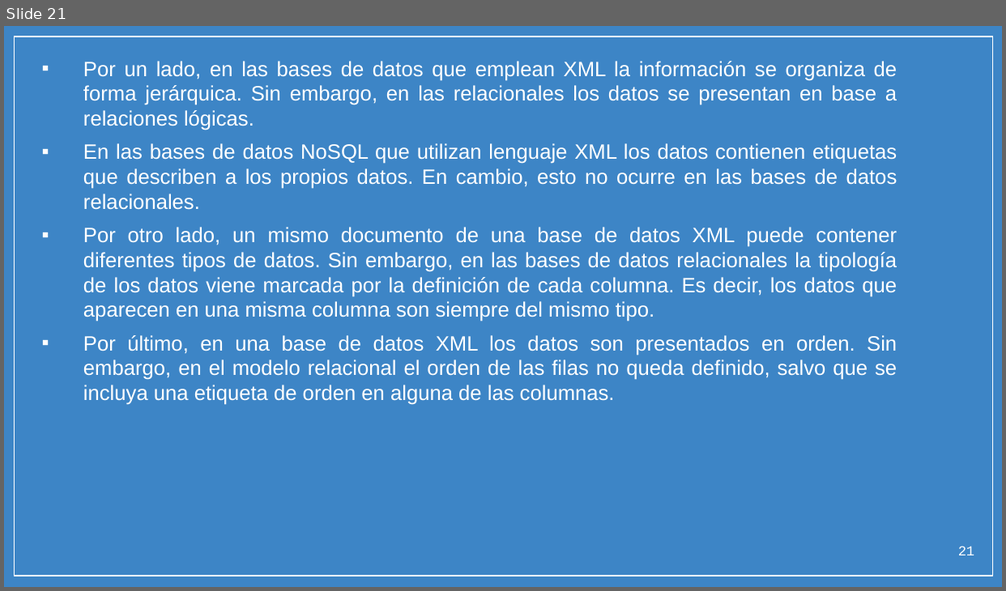
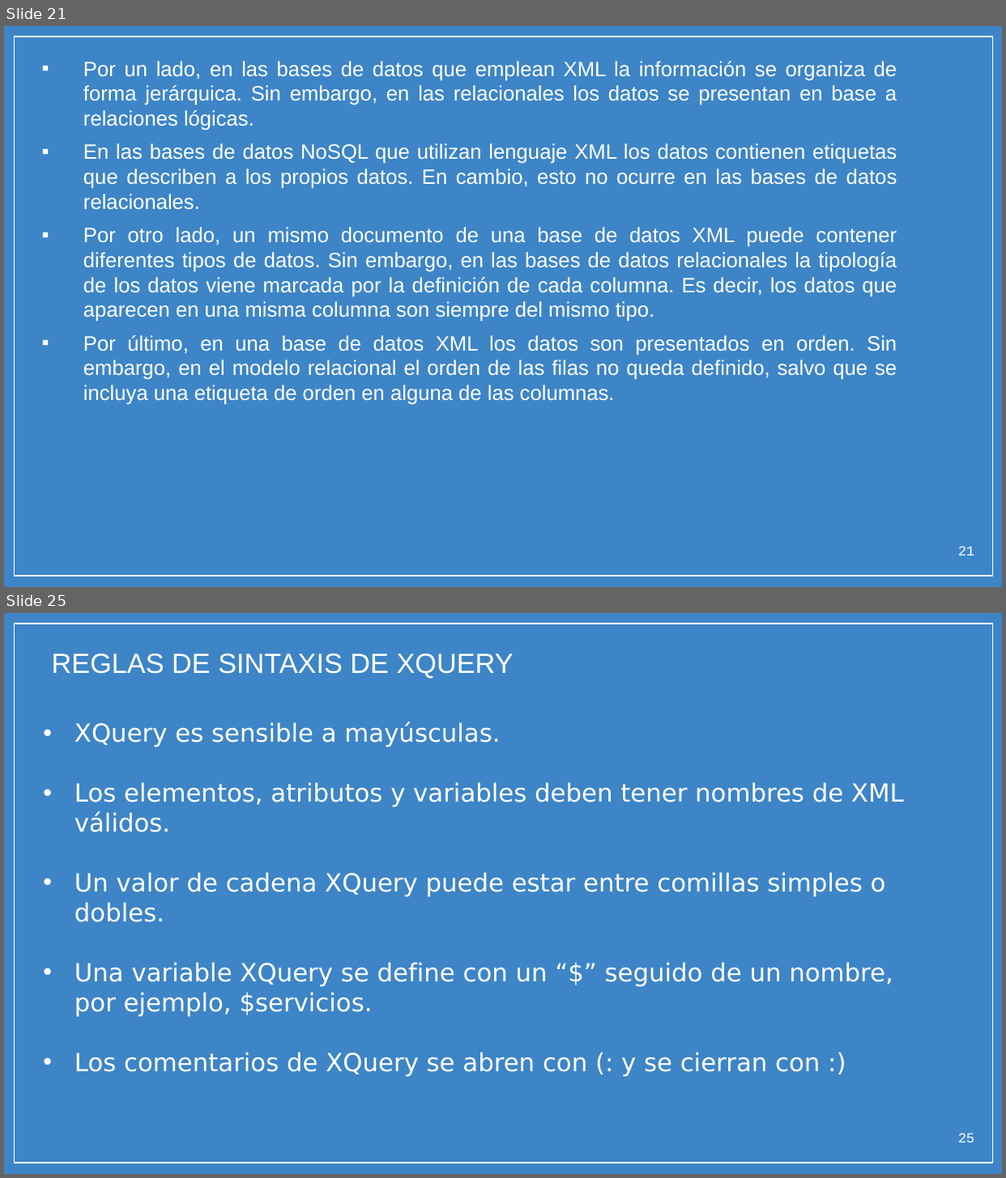
Before and after one commit to micarsan/DAW1-CSS_Avanzado, a slide deck: xml/PARTE_1_STORY_01_Y_02_XML_y_RSS.pptx. Shown one above the other, each under a label of ours: slide 21 before the commit, slides 21 and 25 after it; the slides between them are not shown. The pictures are 1006x591 and 1006x1178 pixels, drawn with LibreOffice and Linux fonts; fonts in the diff are those of the drawing; background and template pictures are left out. Boxes give left, top, right and bottom in pixels: in the first picture for what was removed or moved away, otherwise in the second. Text is boxed around its words. In the diff, an @@ line names an element or a change of style, - is before the commit and + after.

Commit message:
Update PARTE_1_STORY_01_Y_02_XML_y_RSS.pptx
Se ha terminado el Power Point con la parte de XQuery que pedía.

```diff
--- a/xml/PARTE_1_STORY_01_Y_02_XML_y_RSS.pptx
+++ b/xml/PARTE_1_STORY_01_Y_02_XML_y_RSS.pptx
@@ slide 25 added at box(4, 613, 1002, 1174), background picture (left out); not listed: 1 template element that a slide beside it also shows @@
@@ text added at box(52, 653, 904, 1077), 18 pt, text #FFFFFF @@
+REGLAS DE SINTAXIS DE XQUERY
+• XQuery es sensible a mayúsculas.
+• Los elementos, atributos y variables deben tener nombres de XML válidos.
+• Un valor de cadena XQuery puede estar entre comillas simples o dobles.
+• Una variable XQuery se define con un “$” seguido de un nombre, por ejemplo, $servicios.
+• Los comentarios de XQuery se abren con (: y se cierran con :)
@@ page number added at box(958, 1133, 974, 1143), 10 pt, text #FFFFFF @@
+25
```
Also in this commit, not shown: 11 slides changed, 3 other slides added.
